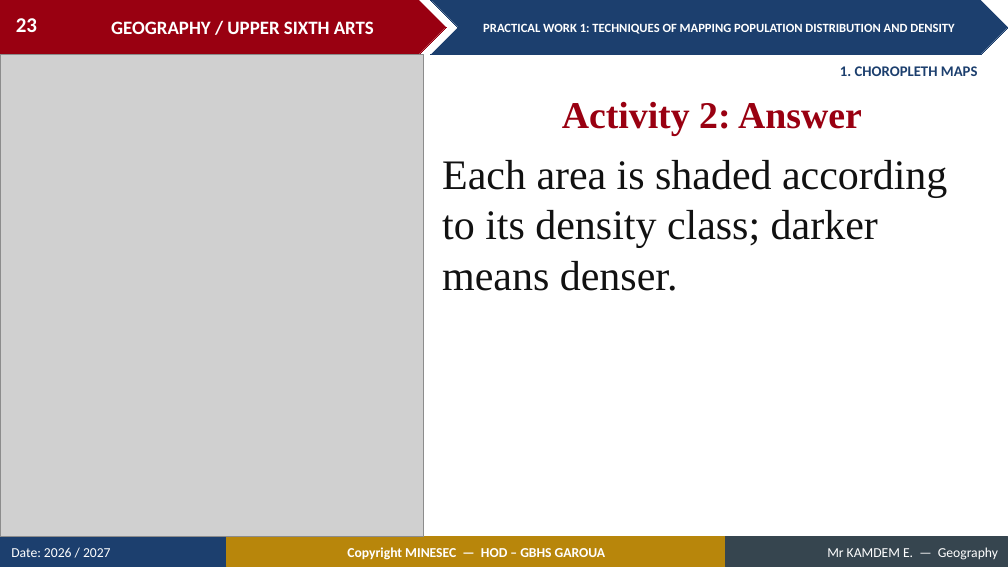
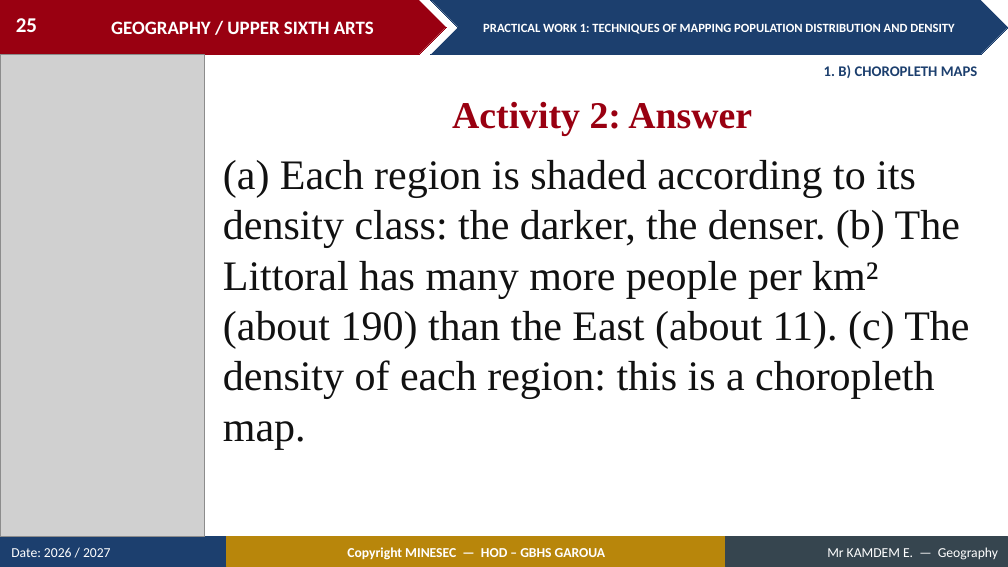
Before and after one commit to Berthautk/linea-github, a slide deck: slide 25 of lecons/USA/Population Geography/03_USA_POP_PW01_Techniques_of_Mapping_Population_Distribution_and_Density.pptx (slide 23 before the commit). Drawn at 1008x567 pixels with LibreOffice and Linux fonts; fonts in the diff are those of the drawing; grey boxes stand for pictures. Boxes give left, top, right and bottom in pixels: in the first picture for what was removed or moved away, otherwise in the second. Text is boxed around its words. In the diff, an @@ line names an element or a change of style, - is before the commit and + after.

```diff
--- a/lecons/USA/Population Geography/03_USA_POP_PW01_Techniques_of_Mapping_Population_Distribution_and_Density.pptx
+++ b/lecons/USA/Population Geography/03_USA_POP_PW01_Techniques_of_Mapping_Population_Distribution_and_Density.pptx
@@ page number at (x1=16, y1=18, x2=37, y2=32): text changed @@
-23
+25
@@ picture resized from (x1=0, y1=54, x2=423, y2=537) to (x1=0, y1=54, x2=204, y2=537) @@
@@ text "Activity 2: Answer" moved from (x1=562, y1=101, x2=862, y2=136) to (x1=452, y1=101, x2=752, y2=136) @@
@@ text at (x1=824, y1=65, x2=978, y2=78): text changed @@
-1. CHOROPLETH MAPS
+1. B) CHOROPLETH MAPS
@@ text at (x1=223, y1=160, x2=969, y2=449): text changed @@
-Each area is shaded according to its density class; darker means denser.
+(a) Each region is shaded according to its density class: the darker, the denser. (b) The Littoral has many more people per km² (about 190) than the East (about 11). (c) The density of each region: this is a choropleth map.
```
Also in this commit, not shown: 36 other slides changed, 32 slides added, 10 slides removed, 9 other files.
